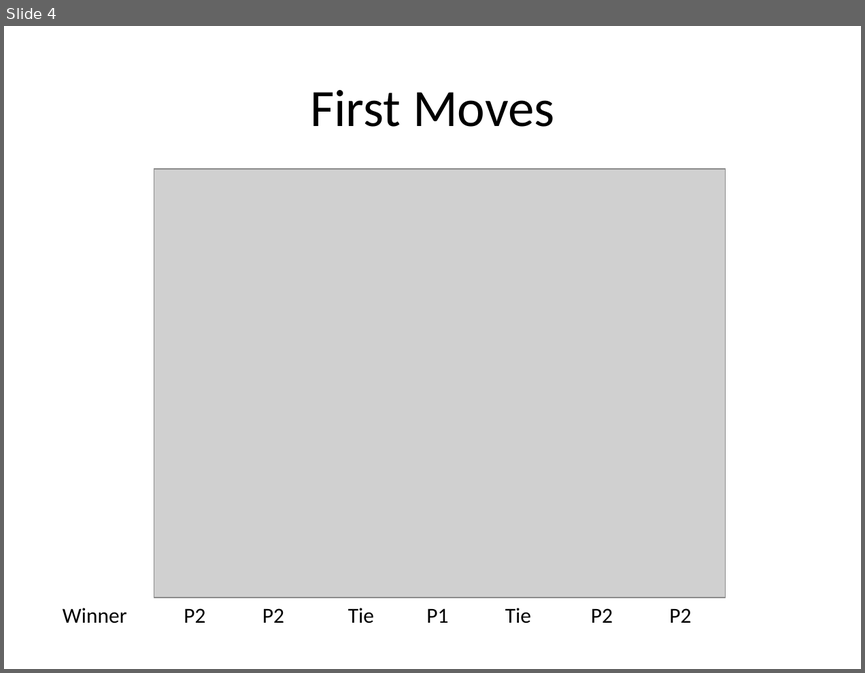
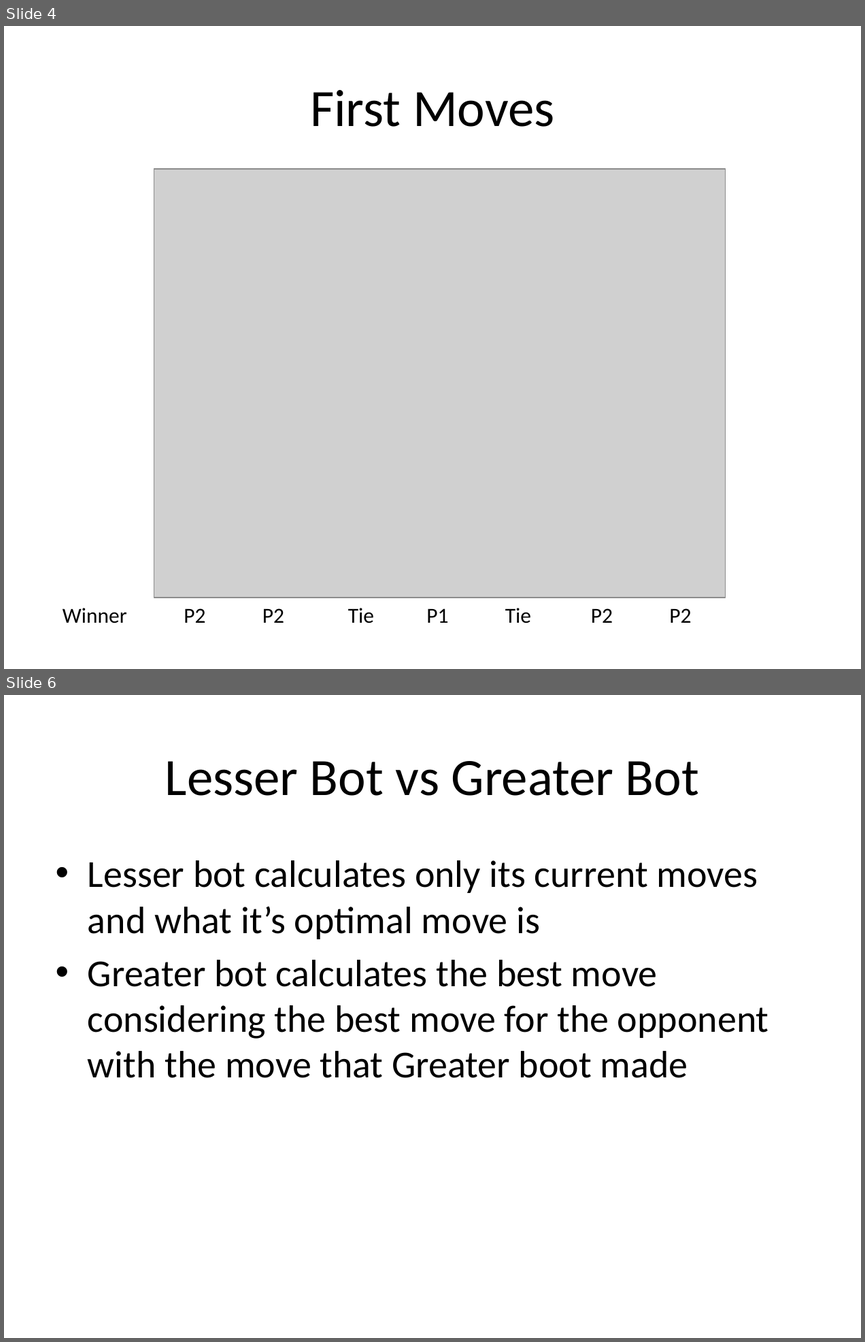
Before and after one commit to jjpearson8611/AI-Class-Projects, a slide deck: FinalProject/FinalProjectPresentation.pptx. Shown one above the other, each under a label of ours: slide 4 before the commit, slides 4 and 6 after it; the slides between them are not shown. The pictures are 865x673 and 865x1342 pixels, drawn with LibreOffice and Linux fonts; fonts in the diff are those of the drawing; grey boxes stand for pictures. Boxes give left, top, right and bottom in pixels: in the first picture for what was removed or moved away, otherwise in the second. Text is boxed around its words. In the diff, an @@ line names an element or a change of style, - is before the commit and + after.

```diff
--- a/FinalProject/FinalProjectPresentation.pptx
+++ b/FinalProject/FinalProjectPresentation.pptx
@@ slide 6 added at [4,695,861,1338], background #FFFFFF @@
@@ title added at [165,761,699,796], 44 pt, text #000000 @@
+Lesser Bot vs Greater Bot
@@ text added at [88,860,769,1078], 32 pt, text #000000 @@
+• Lesser bot calculates only its current moves and what it’s optimal move is
+• Greater bot calculates the best move considering the best move for the opponent with the move that Greater boot made
```
Also in this commit, not shown: 4 other slides added, 1 slide removed, 2 other files.
